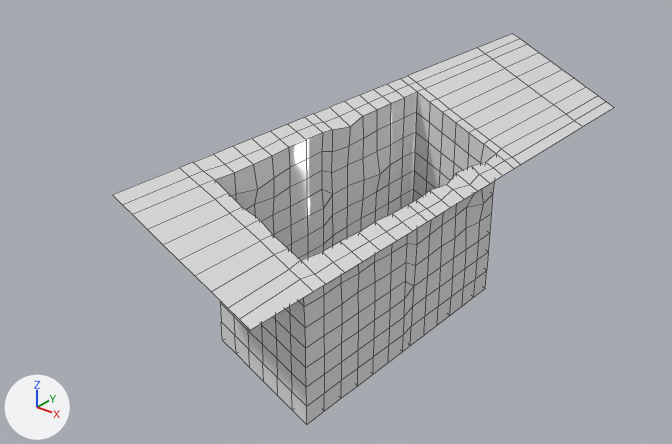
One commit to the FBX model Assets/Models/Ground Modules/Ground_Module.fbx: the scene before it, then after it.
Rendered twice from a 50 mm camera at (6.94, -9.16, 3.75) aimed at (0.16, -0.68, -1.5). The axes (+X, +Y, +Z) are drawn at lower left. The lights are the same throughout. Mesh edges are drawn as thin lines. Where no turn or scale is listed for an object, it has been applied to the vertices.

Script lines for the objects in view, before the commit:
```python
me_plane_014 = bpy.data.meshes.new('Plane.014')
me_plane_014.from_pydata(...)  # 494 vertices, 466 faces; spans x 0.0..1.81, y -4.0..4.0, z -2.72..0.0
me_plane_014.materials.append(mat_stylized_ice)
ob_ground_module = bpy.data.objects.new('Ground_Module', me_plane_014)
ob_ground_module.location = (0.0, 0.0, 0.0)
```
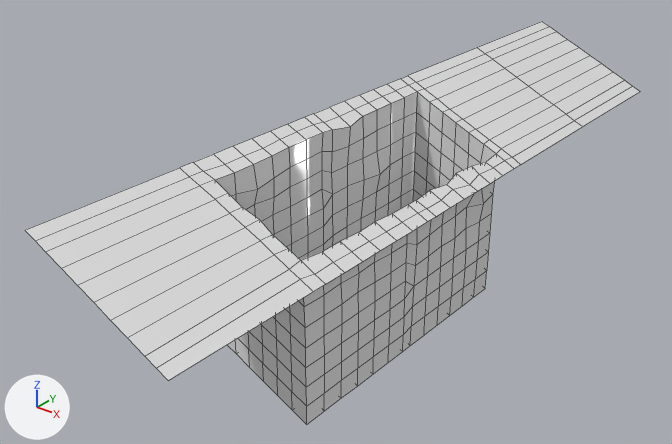
What the commit changed:
me_plane_014 has 494 vertices, 466 faces and spans x 0.0..1.81, y -4.0..4.0, z -2.72..0.0.
me_plane_014 is used by ob_ground_module; location (0.0, 0.0, 0.0).
me_plane_014 part 1: all 11 vertices in x 0.0..1.81, y 4.0, z -0.85..0.0 are moved by (0.0, 1.0, 0.0).
me_plane_014 part 2: all 11 vertices in x 0.0..1.81, y -4.0, z -0.85..0.0 are moved by (0.0, -1.0, 0.0).

Changed parts and their boxes [x1, y1, x2, y2] in the pictures (672 x 444 px; the box of a moved part takes in the faces that stretch with it):
'Ground_Module', reshaped (23% wider)
    before: [113, 34, 614, 424]
    after: [25, 22, 640, 424]
part 1 of me_plane_014, moved or reshaped
    before: [478, 34, 614, 126]
    after: [478, 22, 640, 126]
part 2 of me_plane_014, moved or reshaped
    before: [113, 168, 313, 330]
    after: [25, 168, 313, 380]
